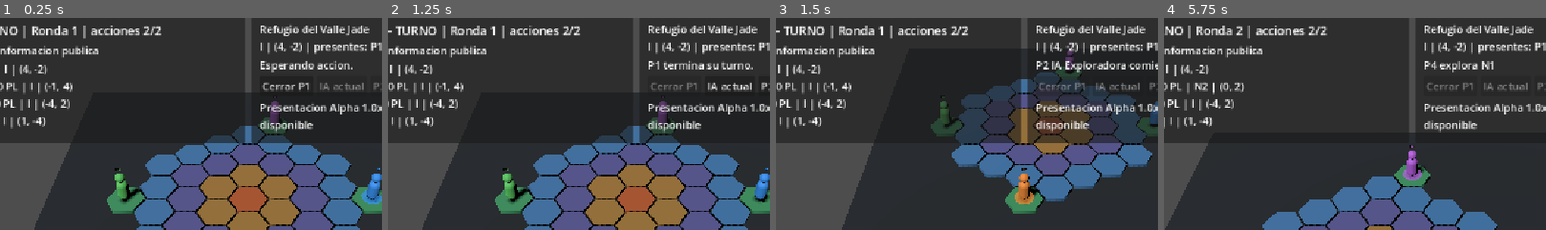
Above: before the commit, frames 1-4 (left to right).
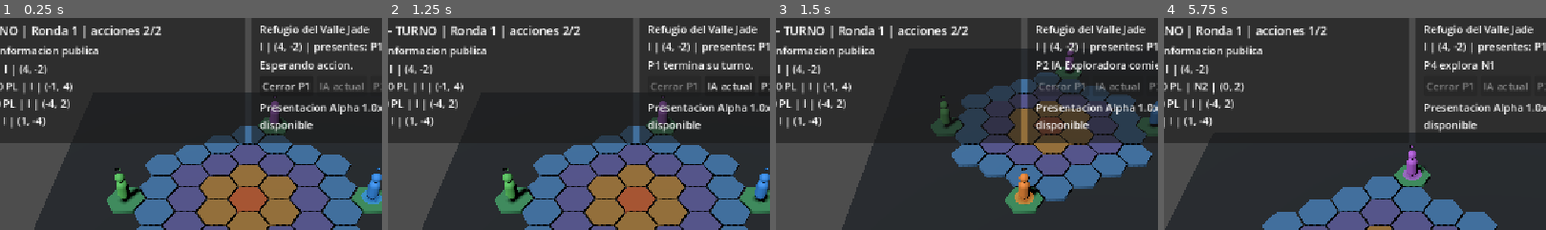
Above: after the commit, the same moments.

Repository: axenoban/Karmany-monsta
Game: Godot game, scene res://scenes/ui/phase_35_four_player_visual_prototype.tscn
The game is run twice, just before and just after one commit, with the same random seed, the same clock (stepped at 60 frames per second) and the same inputs. This scene is started directly instead of the project's main scene.
Inputs (mouse positions are % of the whole screen's width and height, from its top left):
- Up to frame 1 (0.25 s): no input
- Up to frame 2 (1.25 s): click "Cerrar P1" at 0.5 s
- Up to frame 3 (1.5 s): click "IA actual" at 1.25 s
- Up to frame 4 (5.75 s): tap Enter at 2, 5 s; move the mouse to (72, 44) at 2.02 s; hold D 2.03-2.75 s; tap M at 2.1 s; click (72, 44) at 2.17 s; drag from (30, 54) to (45, 70) at 2.77 s; tap Space at 3.5 s; move the mouse to (60, 27) at 3.52 s; hold D 3.53-4.25 s; tap F at 3.6 s; click "P2→P4" at 4.25 s; drag from (45, 70) to (20, 34) at 5.02 s
The pictures show only the part of the screen within x 18-68%, y 6-56%; the shares and areas given below are measured in that part.

Frames 1-3 are identical in both runs. In frame 4, 0.1% of the frame differs, in the area x 19-40%, y 3-9%.

Commit message:
fix: harden phase 35 visual replay state

Diff:
--- a/scripts/ui/phase_35_four_player_visual_bridge.gd
+++ b/scripts/ui/phase_35_four_player_visual_bridge.gd
@@ -24,7 +24,7 @@
 	Vector3(-0.22, 0.0, 0.16),
 	Vector3(0.22, 0.0, 0.16)
 ]
-const EVENT_HISTORY_LIMIT: int = 12
+const EVENT_HISTORY_LIMIT: int = 32
 
 
 @export_group("Alpha presentation pacing")
@@ -63,6 +63,8 @@
 var _queued_external_steps: Array[Dictionary] = []
 var _presentation_events: Array[Dictionary] = []
 var _display_active_player_id: StringName = &""
+var _display_round_number: int = 0
+var _display_actions_remaining: int = 0
 var _capturing_ai_logic: bool = false
 var _presentation_busy: bool = false
 var _external_drain_scheduled: bool = false
@@ -92,9 +94,7 @@
 	_connect_gameplay_observers()
 	_connect_controls()
 
-	var active := phase_34.runtime.local_session.turn_manager.get_active_player()
-	if active != null:
-		_set_display_active_player(active.player_id)
+	_sync_display_to_logical_active()
 	_refresh_public_hud()
 	setup_ok = true
 	print("FASE 35 VISUAL OK - cuatro TrainerUnit3D, movimiento interpolado y HUD publico activos.")
@@ -113,12 +113,21 @@
 func get_visual_coord(player_id: StringName) -> Vector2i:
 	var value: Variant = _visual_coord_by_player.get(player_id, Vector2i.ZERO)
 	if value is Vector2i:
-		return value as Vector2i
+		var coord: Vector2i = value
+		return coord
 	return Vector2i.ZERO
 
 
 func get_display_active_player_id() -> StringName:
 	return _display_active_player_id
+
+
+func get_display_actions_remaining() -> int:
+	return _display_actions_remaining
+
+
+func get_display_round_number() -> int:
+	return _display_round_number
 
 
 func get_public_participants_text() -> String:
@@ -186,6 +195,8 @@
 	_capturing_ai_logic = true
 	var acting_player_id: StringName = active.player_id
 	var acting_profile: String = ai_control.get_ai_profile_name(acting_player_id)
+	var acting_round: int = manager.current_round
+	var acting_actions: int = manager.actions_remaining
 
 	# Gameplay resolves first through the already validated F34 controller.
 	# F35 records the emitted events and replays only their presentation.
@@ -198,7 +209,7 @@
 		_refresh_public_hud()
 		return false
 
-	_set_display_active_player(acting_player_id)
+	_set_display_active_player(acting_player_id, acting_round, acting_actions)
 	action_feedback_label.text = "%s comienza turno." % _short_player_role(acting_player_id)
 	_append_event(acting_player_id, "turn_started", "%s comienza turno" % acting_profile)
 	_focus_player_visual(acting_player_id)
@@ -217,6 +228,8 @@
 	_refresh_public_hud()
 	if _is_human_logically_active():
 		center_on_human()
+	if not _queued_external_steps.is_empty():
+		_schedule_external_step_drain()
 	return true
 
 
@@ -233,7 +246,8 @@
 			return true
 		if not phase_34.runtime.ai_match_controller.is_ai_player(active.player_id):
 			return false
-		if not await run_current_ai_turn_presented():
+		var turn_ok: bool = await run_current_ai_turn_presented()
+		if not turn_ok:
 			return false
 		resolved += 1
 	return _is_human_logically_active()
@@ -422,7 +436,7 @@
 	var origin: Vector2i = player.current_coord
 	var origin_value: Variant = _pending_ai_origin.get(player_id, player.current_coord)
 	if origin_value is Vector2i:
-		origin = origin_value as Vector2i
+		origin = origin_value
 	var reveals: Array[Vector2i] = _collect_new_logical_reveals()
 	_logic_coord_snapshot[player_id] = player.current_coord
 	if success:
@@ -449,7 +463,7 @@
 	var previous: Vector2i = player.current_coord
 	var previous_value: Variant = _logic_coord_snapshot.get(player.player_id, player.current_coord)
 	if previous_value is Vector2i:
-		previous = previous_value as Vector2i
+		previous = previous_value
 	var reveals: Array[Vector2i] = _collect_new_logical_reveals()
 	_logic_coord_snapshot[player.player_id] = player.current_coord
 
@@ -471,13 +485,13 @@
 
 func _on_turn_started(
 	player: KarmanyPlayerState,
-	_round_number: int,
-	_actions_available: int
+	round_number: int,
+	actions_available: int
 ) -> void:
 	if player == null:
 		return
 	if not _capturing_ai_logic and not _presentation_busy:
-		_set_display_active_player(player.player_id)
+		_set_display_active_player(player.player_id, round_number, actions_available)
 		_refresh_public_hud()
 
 
@@ -499,7 +513,6 @@
 func _drain_external_steps() -> void:
 	_external_drain_scheduled = false
 	if _presentation_busy:
-		_schedule_external_step_drain()
 		return
 	if _queued_external_steps.is_empty():
 		return
@@ -530,10 +543,21 @@
 	if player_id == &"" or unit == null:
 		return
 
-	var origin: Vector2i = step.get("origin", get_visual_coord(player_id)) as Vector2i
-	var destination: Vector2i = step.get("destination", origin) as Vector2i
+	var origin: Vector2i = get_visual_coord(player_id)
+	var origin_value: Variant = step.get("origin", origin)
+	if origin_value is Vector2i:
+		origin = origin_value
+	var destination: Vector2i = origin
+	var destination_value: Variant = step.get("destination", origin)
+	if destination_value is Vector2i:
+		destination = destination_value
 	var action_label: String = String(step.get("action_label", "Accion"))
-	_set_display_active_player(player_id)
+	_display_actions_remaining = int(step.get("actions_remaining", _display_actions_remaining))
+	_set_display_active_player(
+		player_id,
+		_display_round_number,
+		_display_actions_remaining
+	)
 	var feedback_text: String = _build_feedback_text(player_id, action_label, destination)
 	action_feedback_label.text = feedback_text
 	visual_action_started.emit(player_id, feedback_text)
@@ -552,7 +576,8 @@
 	if revealed_value is Array:
 		for coord_value in revealed_value:
 			if coord_value is Vector2i:
-				await _present_tile_reveal(coord_value as Vector2i)
+				var revealed_coord: Vector2i = coord_value
+				await _present_tile_reveal(revealed_coord)
 
 	_refresh_public_hud()
 	await _wait_presentation_delay(ai_action_pause)
@@ -654,8 +679,16 @@
 		controller.focus_world_position(tile.global_position)
 
 
-func _set_display_active_player(player_id: StringName) -> void:
+func _set_display_active_player(
+	player_id: StringName,
+	round_number: int = -1,
+	actions_remaining: int = -1
+) -> void:
 	_display_active_player_id = player_id
+	if round_number >= 0:
+		_display_round_number = round_number
+	if actions_remaining >= 0:
+		_display_actions_remaining = actions_remaining
 	for key in _halo_by_player.keys():
 		var halo := _halo_by_player.get(key, null) as MeshInstance3D
 		if halo != null:
@@ -664,20 +697,24 @@
 
 
 func _sync_display_to_logical_active() -> void:
-	var active := phase_34.runtime.local_session.turn_manager.get_active_player()
+	var manager := phase_34.runtime.local_session.turn_manager
+	var active := manager.get_active_player()
 	if active != null:
-		_set_display_active_player(active.player_id)
+		_set_display_active_player(
+			active.player_id,
+			manager.current_round,
+			manager.actions_remaining
+		)
 
 
 func _refresh_active_label() -> void:
 	if active_turn_label == null or phase_34 == null or phase_34.runtime == null:
 		return
-	var manager := phase_34.runtime.local_session.turn_manager
 	var role: String = _long_player_role(_display_active_player_id)
 	active_turn_label.text = "%s — TURNO | Ronda %d | acciones %d/2" % [
 		role,
-		manager.current_round,
-		manager.actions_remaining
+		_display_round_number,
+		_display_actions_remaining
 	]
 
 
@@ -713,7 +750,9 @@
 func _set_controls_disabled(value: bool) -> void:
 	if pass_human_button == null:
 		return
-	var active := phase_34.runtime.local_session.turn_manager.get_active_player() if phase_34 != null and phase_34.runtime != null else null
+	var active: KarmanyPlayerState = null
+	if phase_34 != null and phase_34.runtime != null:
+		active = phase_34.runtime.local_session.turn_manager.get_active_player()
 	var human_active: bool = active != null and phase_34.runtime.ai_match_controller.is_human_player(active.player_id)
 	var ai_active: bool = active != null and phase_34.runtime.ai_match_controller.is_ai_player(active.player_id)
 	pass_human_button.disabled = value or not human_active
@@ -800,7 +839,7 @@
 
 
 func _on_pass_human_pressed() -> void:
-	await pass_human_turn_presented()
+	pass_human_turn_presented()
 
 
 func _on_run_ai_pressed() -> void:
